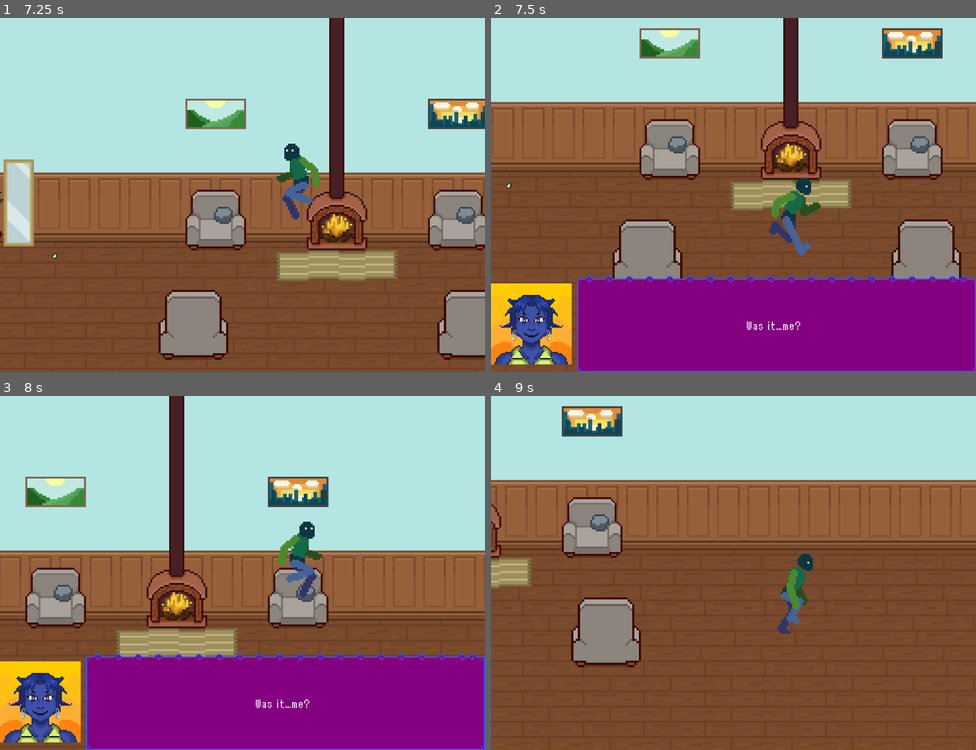
Above: before the commit, frames 1-4 (two rows, left to right).
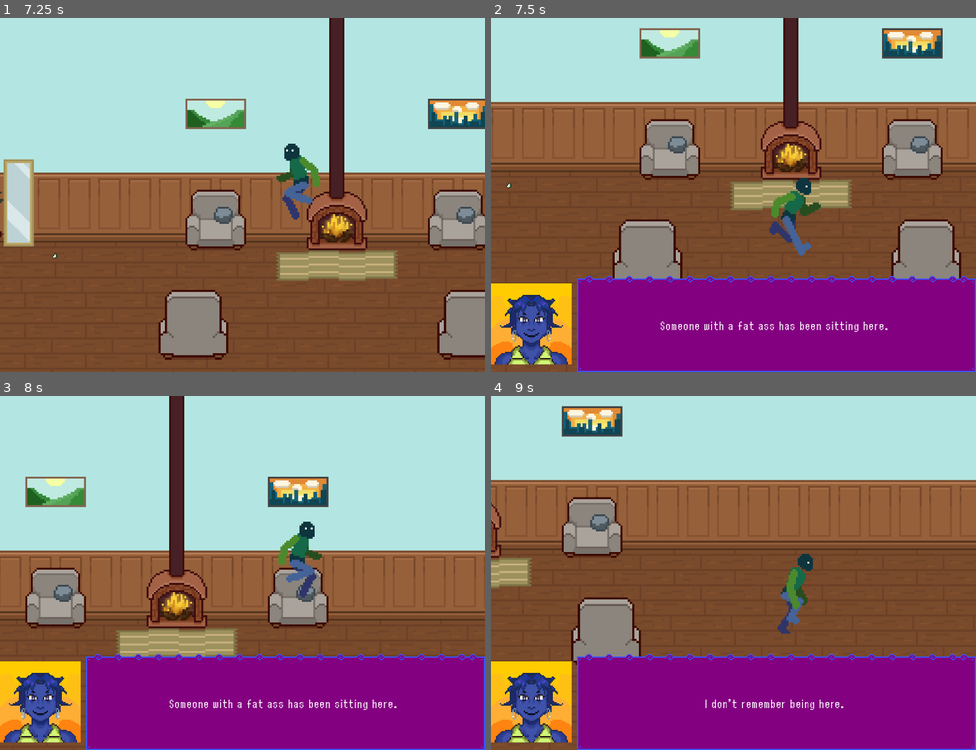
Above: after the commit, the same moments.

Repository: nisaturk/mirrorfixer-prototype
Game: Godot game, scene res://scenes/game.tscn
Two runs of this game, one before a commit and one after it. Both use one fixed random seed, a clock stepped at 60 frames per second and the inputs below.
Inputs:
- Up to frame 1 (7.25 s): tap Enter at 0.5 s; hold E (interact) 0.53-1.28 s; hold Right (move_right) 0.53-2.03 s; tap Up (jump) at 0.77, 1.52, 3.02, 3.77, 4.52, 6.02, 6.77 s; tap E (interact) every 1.5 s from 1.35 to 5.85 s; hold Left (move_left) 2.03-2.78 s; hold E (interact) 2.03-2.78 s; hold Right (move_right) 2.78-4.28 s; hold E (interact) 3.53-4.28 s; hold Left (move_left) 4.28-5.03 s; hold Right (move_right) 5.03-5.78 s; hold E (interact) 5.03-5.78 s; hold Left (move_left) from 5.78 s (still down); hold E (interact) from 6.53 s (still down)
- Up to frame 2 (7.5 s): release Left (move_left) at 7.28 s; release E (interact) at 7.28 s; hold Right (move_right) from 7.28 s (still down); tap E (interact) at 7.35 s
- Up to frame 3 (8 s): keep holding Right (move_right); tap Up (jump) at 7.52 s
- Up to frame 4 (9 s): keep holding Right (move_right); hold E (interact) 8.03-8.78 s; tap E (interact) at 8.85 s

Frame 1 is identical in both runs. In frame 2, 0.4% of the frame differs, in the area x 34-82%, y 85-89%; in frame 3, 0.4%; in frame 4, 26%, in the area x 0-100%, y 72-100%.

Commit message:
fixed race condition

Diff:
--- a/dialogue/dialogue-prototype.json
+++ b/dialogue/dialogue-prototype.json
@@ -152,12 +152,11 @@
   "action": "go_to_floor_1",
   "next_id": "end"
 },
-"locked": {
+"lock": {
 	"type": "line",
 	"text": "It's locked.",
 	"next_id": "end"
   },
-
 "unlocked": {
   "type": "choice",
   "text": "It's unlocked.",
--- a/scenes/floor.tscn
+++ b/scenes/floor.tscn
@@ -3947,7 +3947,6 @@
 shape = SubResource("RectangleShape2D_ir15t")
 
 [node name="GameUI" parent="." instance=ExtResource("8_3pc5w")]
-visible = false
 
 [node name="IAAreas" type="Node2D" parent="."]
 position = Vector2(5, -35)
@@ -3957,16 +3956,20 @@
 dialogue_id = "unlocked"
 
 [node name="IALockedDoors" parent="IAAreas" instance=ExtResource("9_ghsyk")]
-position = Vector2(-224, -8)
-dialogue_id = "locked1"
+visibility_layer = 9
+position = Vector2(-222, -8)
+scale = Vector2(0.9207, 1.6413387)
+dialogue_id = "lock"
+prioritylevel = 3
 
 [node name="IALockedDoors2" parent="IAAreas" instance=ExtResource("9_ghsyk")]
 position = Vector2(-47, -8)
-dialogue_id = "locked"
+dialogue_id = "lock"
+prioritylevel = 3
 
 [node name="IALockedDoors3" parent="IAAreas" instance=ExtResource("9_ghsyk")]
 position = Vector2(308, -10)
-dialogue_id = "locked"
+dialogue_id = "lock"
 
 [node name="Elevator" parent="IAAreas" instance=ExtResource("13_glw5x")]
 position = Vector2(-381, 17)
--- a/scenes/player.tscn
+++ b/scenes/player.tscn
@@ -195,7 +195,7 @@
 position = Vector2(-1, 0)
 scale = Vector2(2.045992, 1.3200783)
 collision_layer = 0
-collision_mask = 4
+collision_mask = 12
 
 [node name="CollisionShape2D" type="CollisionShape2D" parent="InteractionDetector"]
 position = Vector2(1, -23.75)
--- a/scripts/DialogueUI.gd
+++ b/scripts/DialogueUI.gd
@@ -27,6 +27,8 @@
 		return
 
 	var node_data = DialogueData.get_dialogue_node(id)
+	# print("trying to access node: '", id, "' | data: ", node_data)
+	# debug code above sorry
 
 	if not node_data:
 		hide_box()
@@ -68,7 +70,7 @@
 	current_caller = caller
 	visible = true
 
-	print("Dialogue caller is: ", caller.name) # debugging purpose
+	print("caller is: ", caller.name) # debugging purpose
 
 	if caller and portrait_map.has(caller.name):
 		portrait_texture.texture = load(portrait_map[caller.name])
@@ -90,6 +92,7 @@
 	current_caller = ""
 	current_node_id = ""
 	portrait_box.hide() # hide the portraits
+
 	# clear buttons when hiding
 	for button in choice_container.get_children():
 		button.queue_free()
--- a/scripts/player.gd
+++ b/scripts/player.gd
@@ -63,5 +63,5 @@
 		var caller = best_interactable.get_parent()
 
 		if not object_id.is_empty():
+			get_viewport().set_input_as_handled()
 			DialogueUI.start_dialogue(object_id, caller)
-			#get_viewport().set_input_as_handled()
